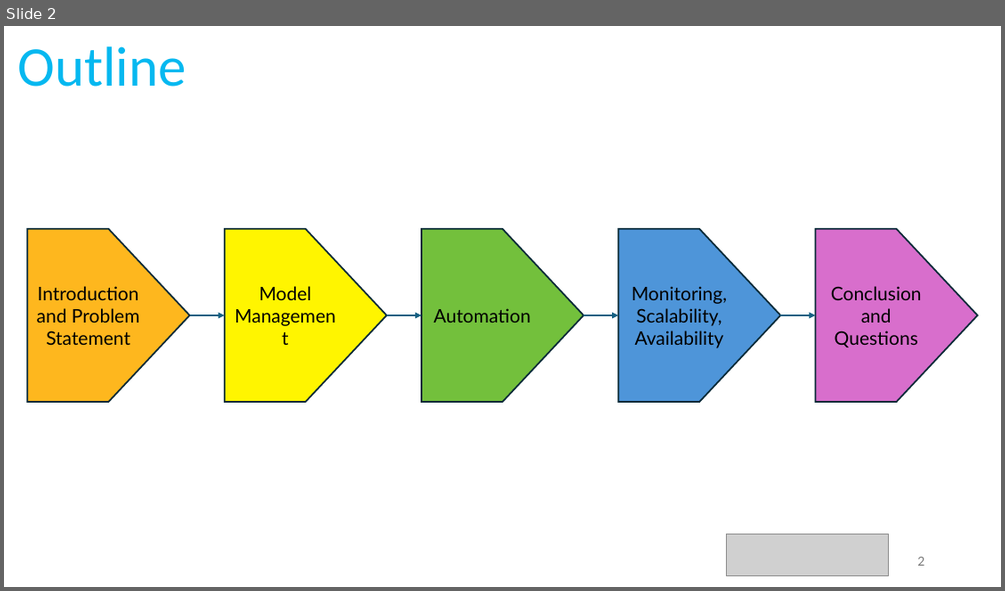
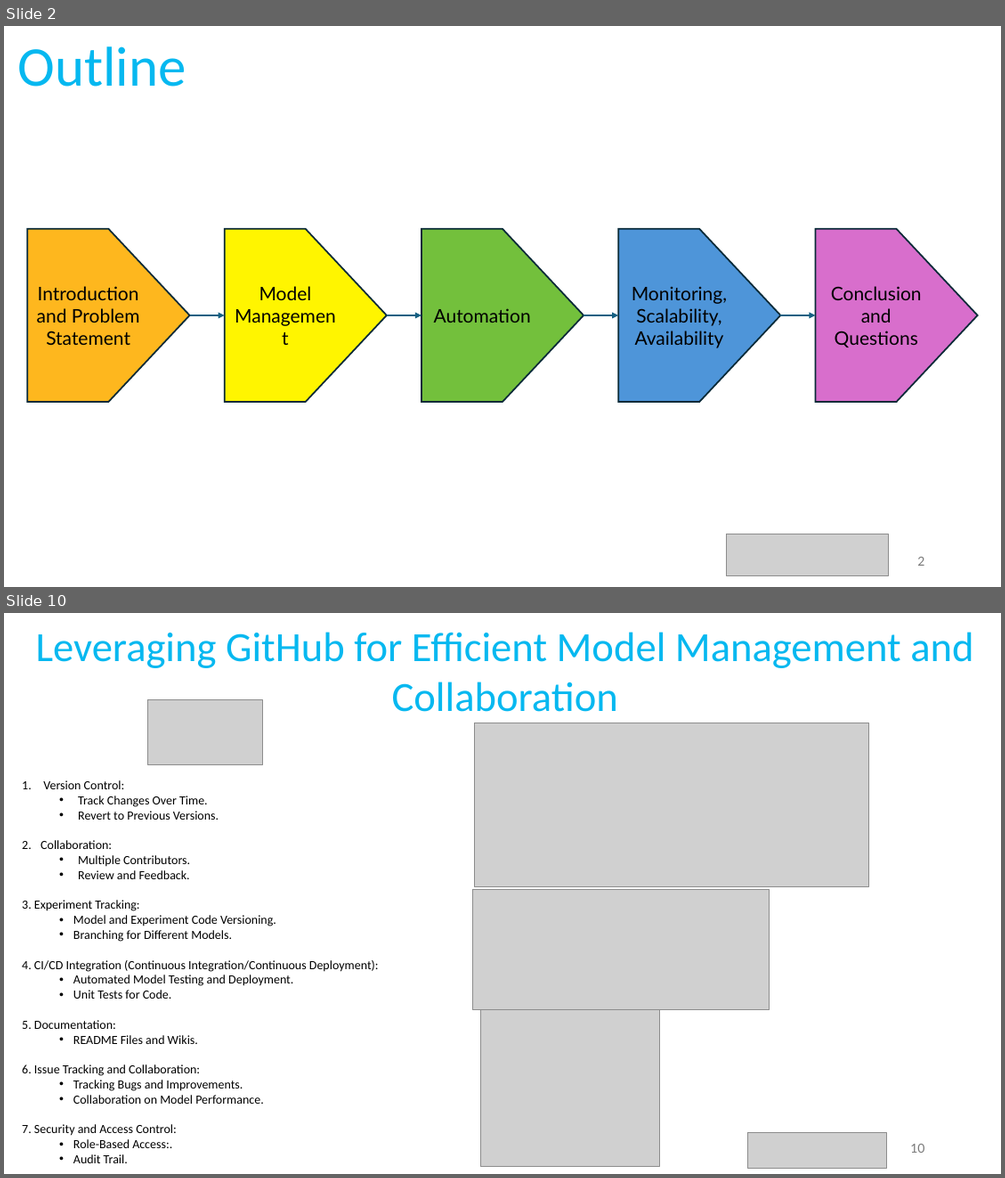
Before and after one commit to ShayanCanty/CaseStudy, a slide deck: casestudy.pptx. Shown one above the other, each under a label of ours: slide 2 before the commit, slides 2 and 10 after it; the slides between them are not shown. The pictures are 1005x591 and 1005x1178 pixels, drawn with LibreOffice and Linux fonts; fonts in the diff are those of the drawing; grey boxes stand for pictures. Boxes give left, top, right and bottom in pixels: in the first picture for what was removed or moved away, otherwise in the second. Text is boxed around its words. In the diff, an @@ line names an element or a change of style, - is before the commit and + after.

```diff
--- a/casestudy.pptx
+++ b/casestudy.pptx
@@ slide 10 added at bbox=[4, 613, 1001, 1174], background #FFFFFF @@
@@ text added at bbox=[36, 632, 973, 712], 40 pt, text #06B8F0 @@
+Leveraging GitHub for Efficient Model Management and Collaboration
@@ picture added at bbox=[147, 699, 263, 764] @@
@@ picture added at bbox=[474, 723, 869, 887] @@
@@ text added at bbox=[22, 780, 379, 1163], 12 pt, text #000000 @@
+1. Version Control:
+  • Track Changes Over Time.
+  • Revert to Previous Versions.
+2. Collaboration:
+  • Multiple Contributors.
+  • Review and Feedback.
+3. Experiment Tracking:
+  • Model and Experiment Code Versioning.
+  • Branching for Different Models.
+4. CI/CD Integration (Continuous Integration/Continuous Deployment):
+  • Automated Model Testing and Deployment.
+  • Unit Tests for Code.
+5. Documentation:
+  • README Files and Wikis.
+6. Issue Tracking and Collaboration:
+  • Tracking Bugs and Improvements.
+  • Collaboration on Model Performance.
+7. Security and Access Control:
+  • Role-Based Access:.
+  • Audit Trail.
@@ picture added at bbox=[473, 889, 769, 1009] @@
@@ picture added at bbox=[481, 1009, 660, 1166] @@
@@ picture added at bbox=[748, 1133, 886, 1167] @@
@@ page number added at bbox=[910, 1143, 924, 1152], 12 pt, text #797979 @@
+10
```
Also in this commit, not shown: 2 slides changed, 25 other slides added, 1 slide removed.
